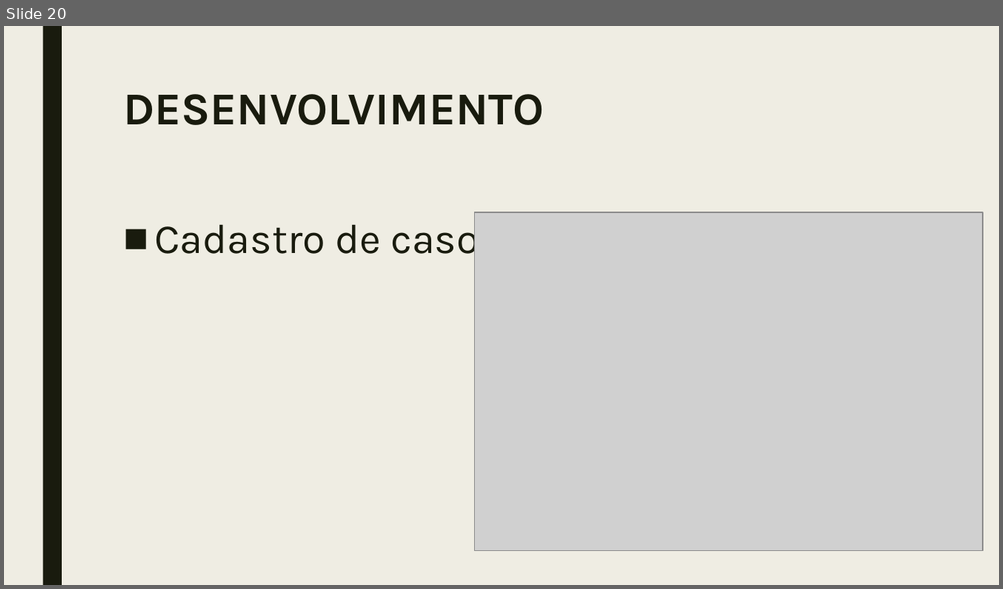
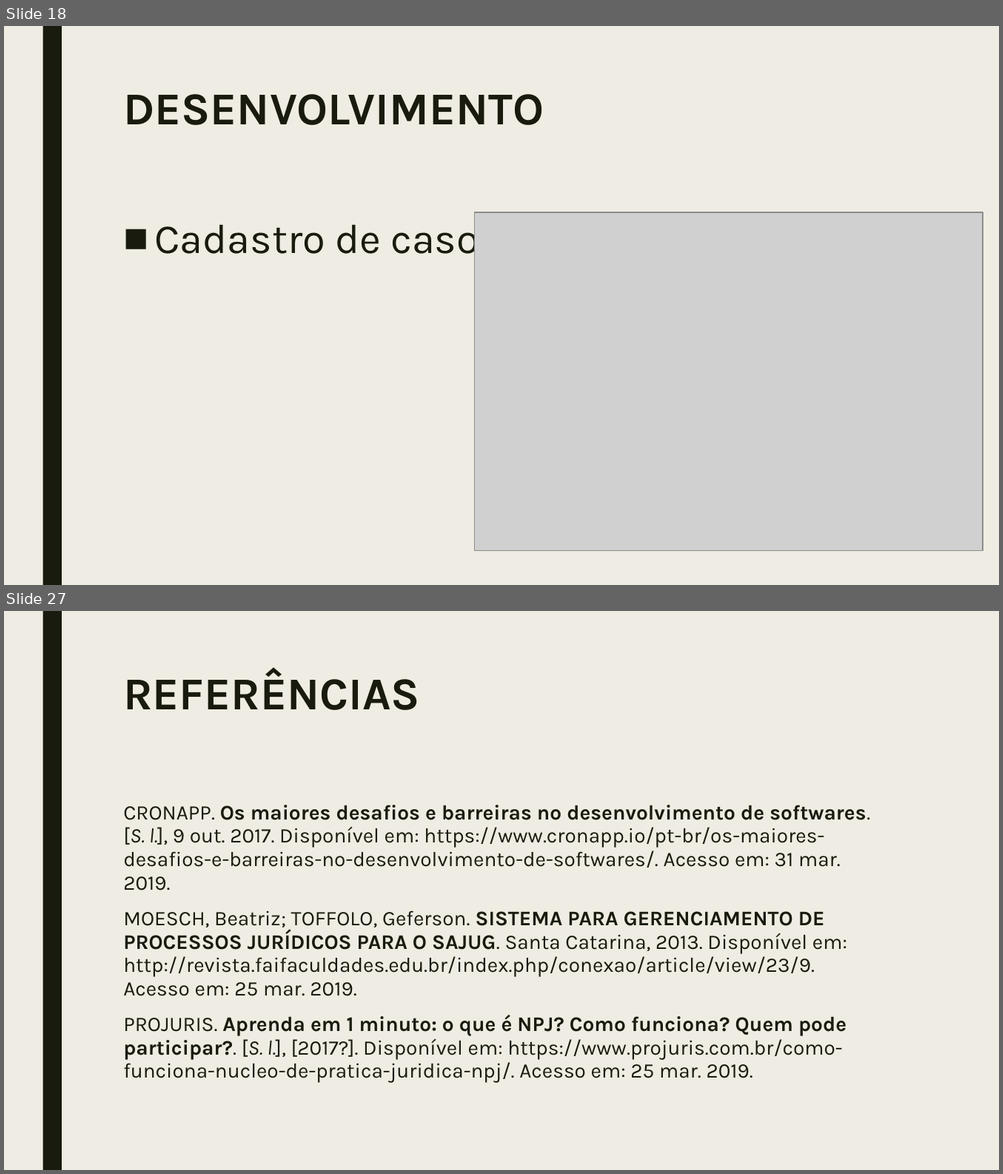
Before and after one commit to jfssantini/NPJeDocuments, a slide deck: NPJ.pptx. Shown one above the other, each under a label of ours: slide 20 before the commit, slides 18 and 27 after it; the slides between them are not shown. The pictures are 1003x589 and 1003x1174 pixels, drawn with LibreOffice and Linux fonts; fonts in the diff are those of the drawing; grey boxes stand for pictures. Boxes give left, top, right and bottom in pixels: in the first picture for what was removed or moved away, otherwise in the second. Text is boxed around its words. In the diff, an @@ line names an element or a change of style, - is before the commit and + after.

```diff
--- a/NPJ.pptx
+++ b/NPJ.pptx
@@ slide 27 added at (x1=4, y1=611, x2=999, y2=1170), background #EFEDE3; not listed: 1 template element that a slide beside it also shows @@
@@ title added at (x1=123, y1=669, x2=420, y2=710), 44 pt, text #191B0E, bold @@
+REFERÊNCIAS
@@ text added at (x1=123, y1=805, x2=870, y2=1083), 20 pt, text #191B0E @@
+CRONAPP. Os maiores desafios e barreiras no desenvolvimento de softwares. [S. l.], 9 out. 2017. Disponível em: https://www.cronapp.io/pt-br/os-maiores-desafios-e-barreiras-no-desenvolvimento-de-softwares/. Acesso em: 31 mar. 2019.
+MOESCH, Beatriz; TOFFOLO, Geferson. SISTEMA PARA GERENCIAMENTO DE PROCESSOS JURÍDICOS PARA O SAJUG. Santa Catarina, 2013. Disponível em: http://revista.faifaculdades.edu.br/index.php/conexao/article/view/23/9. Acesso em: 25 mar. 2019.
+PROJURIS. Aprenda em 1 minuto: o que é NPJ? Como funciona? Quem pode participar?. [S. l.], [2017?]. Disponível em: https://www.projuris.com.br/como-funciona-nucleo-de-pratica-juridica-npj/. Acesso em: 25 mar. 2019.
@@ what was slide 20 is now slide 18 @@
```
Also in this commit, not shown: 2 slides changed, 9 other slides added, 2 slides removed.
